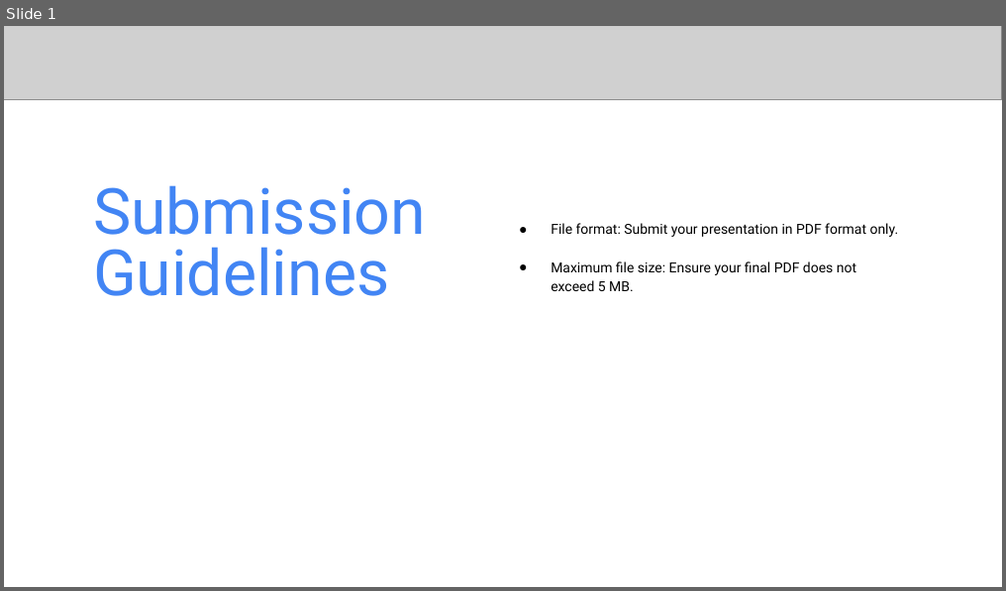
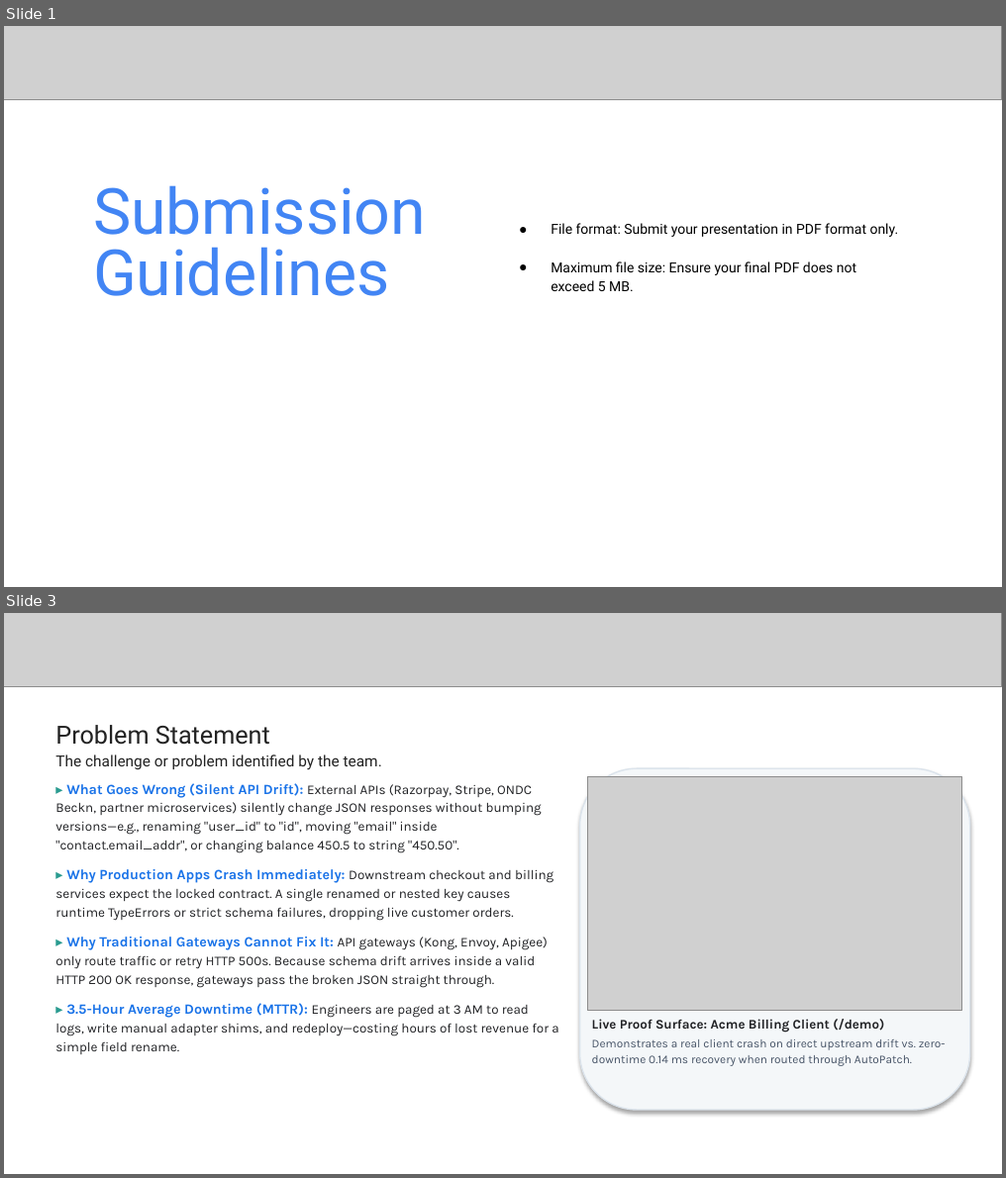
Before and after one commit to Asqi06/Buildathon, a slide deck: Startup_Buildathon_Coders_of_Bharat_AutoPatch.pptx. Shown one above the other, each under a label of ours: slide 1 before the commit, slides 1 and 3 after it; the slides between them are not shown. The pictures are 1006x591 and 1006x1178 pixels, drawn with LibreOffice and Linux fonts; fonts in the diff are those of the drawing; grey boxes stand for pictures. Boxes give left, top, right and bottom in pixels: in the first picture for what was removed or moved away, otherwise in the second. Text is boxed around its words. In the diff, an @@ line names an element or a change of style, - is before the commit and + after.

Commit message:
chore(deck): remove explicit % weights from UI and update pitch deck with clear explanations and live screenshots

```diff
--- a/Startup_Buildathon_Coders_of_Bharat_AutoPatch.pptx
+++ b/Startup_Buildathon_Coders_of_Bharat_AutoPatch.pptx
@@ slide 3 added at (4, 613, 1002, 1174), background #FFFFFF @@
@@ picture added at (4, 613, 1002, 687) @@
@@ text added at (55, 725, 382, 770), 11 pt, text #222222 @@
+Problem Statement
+The challenge or problem identified by the team.
@@ text added at (55, 783, 558, 1055), 9.6 pt, text #202124 @@
+▸ What Goes Wrong (Silent API Drift): External APIs (Razorpay, Stripe, ONDC Beckn, partner microservices) silently change JSON responses without bumping versions—e.g., renaming "user_id" to "id", moving "email" inside "contact.email_addr", or changing balance 450.5 to string "450.50".
+▸ Why Production Apps Crash Immediately: Downstream checkout and billing services expect the locked contract. A single renamed or nested key causes runtime TypeErrors or strict schema failures, dropping live customer orders.
+▸ Why Traditional Gateways Cannot Fix It: API gateways (Kong, Envoy, Apigee) only route traffic or retry HTTP 500s. Because schema drift arrives inside a valid HTTP 200 OK response, gateways pass the broken JSON straight through.
+▸ 3.5-Hour Average Downtime (MTTR): Engineers are paged at 3 AM to read logs, write manual adapter shims, and redeploy—costing hours of lost revenue for a simple field rename.
@@ rounded rectangle added at (580, 768, 970, 1110), fill #F4F7F9, outline #DCE4EC 1 pt @@
@@ picture added at (588, 776, 962, 1010) @@
@@ text added at (592, 1019, 945, 1066), 8.5 pt, text #475467 @@
+Live Proof Surface: Acme Billing Client (/demo)
+Demonstrates a real client crash on direct upstream drift vs. zero-downtime 0.14 ms recovery when routed through AutoPatch.
```
Also in this commit, not shown: 6 other slides added, 7 slides removed, 4 other files.
